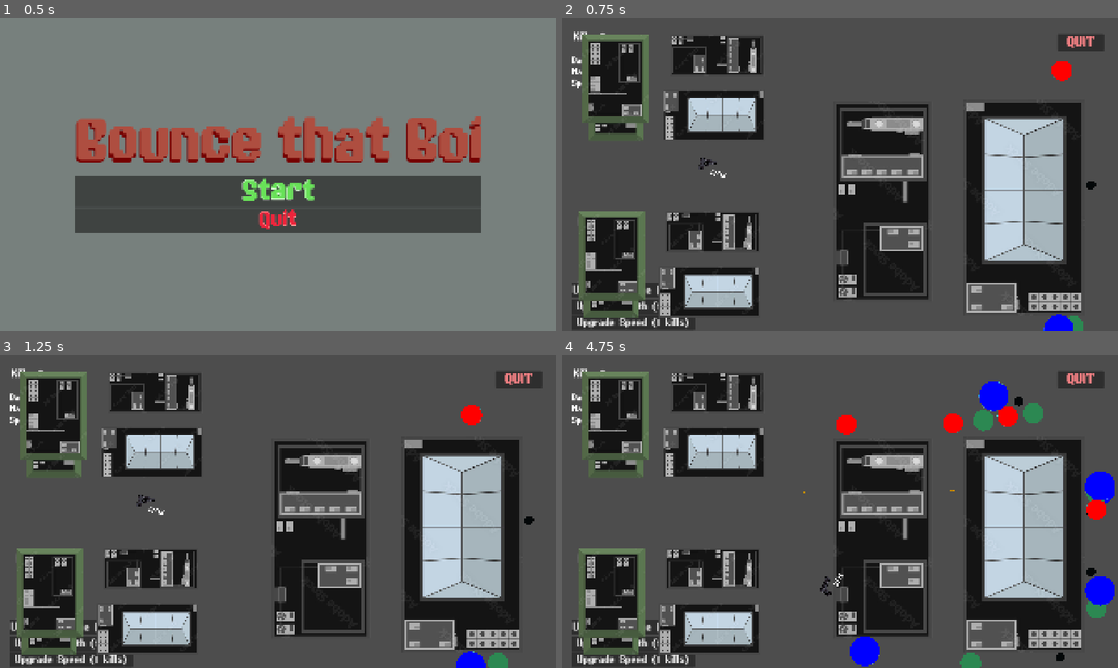
Above: before the commit, frames 1-4 (two rows, left to right).
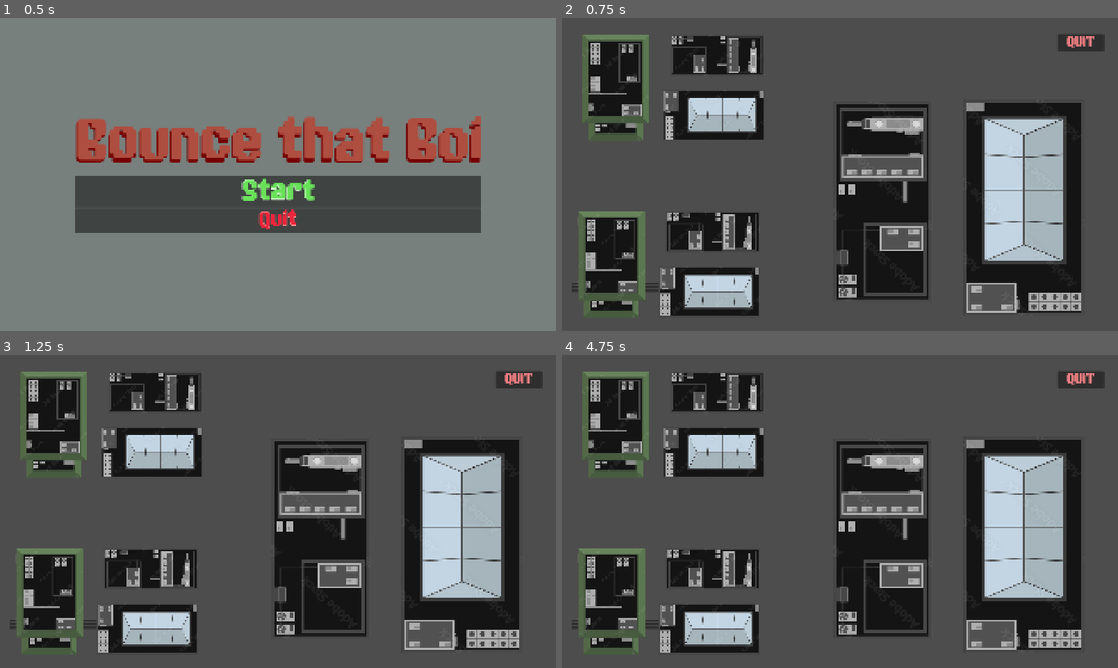
Above: after the commit, the same moments.

Repository: leo434472-oss/godot-game
Game: Godot game, scene res://main_menu.tscn
The game is run twice, just before and just after one commit, with the same random seed, the same clock (stepped at 60 frames per second) and the same inputs.
Inputs (mouse positions are in pixels of both pictures, inside the frame that each line leads up to; where the layout moved, square brackets give the same spot in the first picture):
- Up to frame 1 (0.5 s): no input
- Up to frame 2 (0.75 s): click "Start" at 0.5 s
- Up to frame 3 (1.25 s): no input
- Up to frame 4 (4.75 s): click (617, 621) [634, 627] at 1.25 s; click (617, 624) [634, 642] at 2 s; move the mouse to (962, 495) at 2.77 s; press the mouse at (962, 495) at 2.78 s; hold Right (ui_right) 2.78-3.53 s; move the mouse to (728, 527) at 3.52 s; release the mouse at (728, 527) at 3.53 s; hold Down (ui_down) 3.53-4.28 s; click (728, 527) at 3.6 s; move the mouse to (895, 442) at 4.27 s; press the mouse at (895, 442) at 4.28 s; hold Right (ui_right) from 4.28 s (still down)

Frame 1 is identical in both runs. In frame 2, 1.8% of the frame differs, in the area x 1-97%, y 4-100%; in frame 3, 1.9%; in frame 4, 4.5%, in the area x 1-100%, y 4-100%.
Error before the commit: Invalid assignment of property or key 'text' with value of type 'String' on a base object of type 'null instance'. (res://level.gd:34)

Commit message:
Update level.gd

Diff:
--- a/level.gd
+++ b/level.gd
@@ -1,16 +1,16 @@
 extends Node2D
 
 const GUN_PLAYER_SCENE: PackedScene = preload("res://player.tscn")
-var kill_count: int = 0
-var total_kills = 0
 @onready var coins: Label = $UI/Coins
 @onready var kill_label: Label = $UI/KillCount
 @onready var countdown: Label = $UI/Countdown
 @onready var countdown_time: Timer = $UI/Timer2
+
 const enemy_normal_scene: PackedScene = preload("res://enemy_normal.tscn")
 const enemy_fast_scene: PackedScene = preload("res://enemy_fast.tscn")
 const enemy_more_HP_scene: PackedScene = preload("res://enemy_more_HP.tscn")
 const buff_enemy_scene: PackedScene = preload("res://buff_enemy.tscn")
+
 @onready var damage_label: Label = $UI/Stats/DamageSt
 @onready var health_label: Label = $UI/Stats/HealthSt
 @onready var speed_label: Label = $UI/Stats/SpeedSt
@@ -31,13 +31,14 @@
 	damage_label.text = "Damage: " + str(Stats.damage)
 	health_label.text = "Max Health: " + str(Stats.max_health)
 	speed_label.text = "Speed: " + str(Stats.speed)
-	coins.text = "Coins: " + str(total_kills)
+	coins.text = "Coins: " + str(Stats.total_kills)
+	kill_label.text = "Kills: " + str(Stats.kill_count)
 
 func upgrade_damage():
-	if total_kills >= DamageUpPrice:
-		total_kills -= DamageUpPrice
+	if Stats.total_kills >= DamageUpPrice:
+		Stats.total_kills -= DamageUpPrice
 		Stats.damage += 20
-		DamageUpPrice += 1 # Scale price up so it gets harder next time!
+		DamageUpPrice += 1
 		update_ui()
 		update_upgrade_price()
 	else:
@@ -46,10 +47,10 @@
 		update_upgrade_price()
 
 func upgrade_health():
-	if total_kills >= HealthUpPrice:
-		total_kills -= HealthUpPrice
+	if Stats.total_kills >= HealthUpPrice:
+		Stats.total_kills -= HealthUpPrice
 		Stats.max_health += 20
-		HealthUpPrice += 1 # Scale price up
+		HealthUpPrice += 1
 		update_ui()
 		update_upgrade_price()
 	else:
@@ -58,10 +59,10 @@
 		update_upgrade_price()
 
 func upgrade_speed():
-	if total_kills >= SpeedUpPrice:
-		total_kills -= SpeedUpPrice
+	if Stats.total_kills >= SpeedUpPrice:
+		Stats.total_kills -= SpeedUpPrice
 		Stats.speed += 20
-		SpeedUpPrice += 1 # Scale price up
+		SpeedUpPrice += 1
 		update_ui()
 		update_upgrade_price()
 	else:
@@ -72,62 +73,4 @@
 func spawn_player(spawn_position: Vector2) -> void:
 	var player = GUN_PLAYER_SCENE.instantiate()
 	add_child(player)
-	player.global_position = spawn_position
-
-func _ready() -> void:
-	update_ui()
-	update_upgrade_price()
-
-	kill_label.text = "Kills: 0"
-	Events.died.connect(_killcount)
-	spawn_player(Vector2(500, 500))
-	if countdown_time:
-		countdown_time.start()
-
-func _countdown() -> String:
-	var seconds: int = int(ceil(countdown_time.time_left))
-	return str(seconds)
-
-func _process(_delta: float) -> void:
-	if countdown and countdown_time:
-		countdown.text = _countdown()
-
-func _on_timer_2_timeout() -> void:
-	countdown.hide()
-	$Timer.start()
-	_on_timer_timeout()
-
-func _on_timer_timeout() -> void:
-	var enemy_normal = enemy_normal_scene.instantiate()
-	enemy_normal.position = Vector2(randf_range(1700, 1800), randf_range(0, 1080))
-	add_child(enemy_normal)
-
-	var enemy_fast = enemy_fast_scene.instantiate()
-	enemy_fast.position = Vector2(randf_range(1700, 1800), randf_range(0, 1080))
-	add_child(enemy_fast)
-
-	var enemy_more_HP = enemy_more_HP_scene.instantiate()
-	enemy_more_HP.position = Vector2(randf_range(1700, 1800), randf_range(0, 1080))
-	add_child(enemy_more_HP)
-
-	var buff_enemy = buff_enemy_scene.instantiate()
-	buff_enemy.position = Vector2(randf_range(1700, 1800), randf_range(0, 1080))
-	add_child(buff_enemy)
-
-func _killcount():
-	kill_count += 1
-	total_kills += 1
-	update_ui()
-	kill_label.text = "Kills: " + str(kill_count)
-
-func _on_button_pressed() -> void:
-	get_tree().quit()
-
-func _on_damage_up_pressed() -> void:
-	upgrade_damage()
-
-func _on_health_up_pressed() -> void:
-	upgrade_health()
-
-func _on_speed_up_pressed() -> void:
-	upgrade_speed()
+	player.global_position
